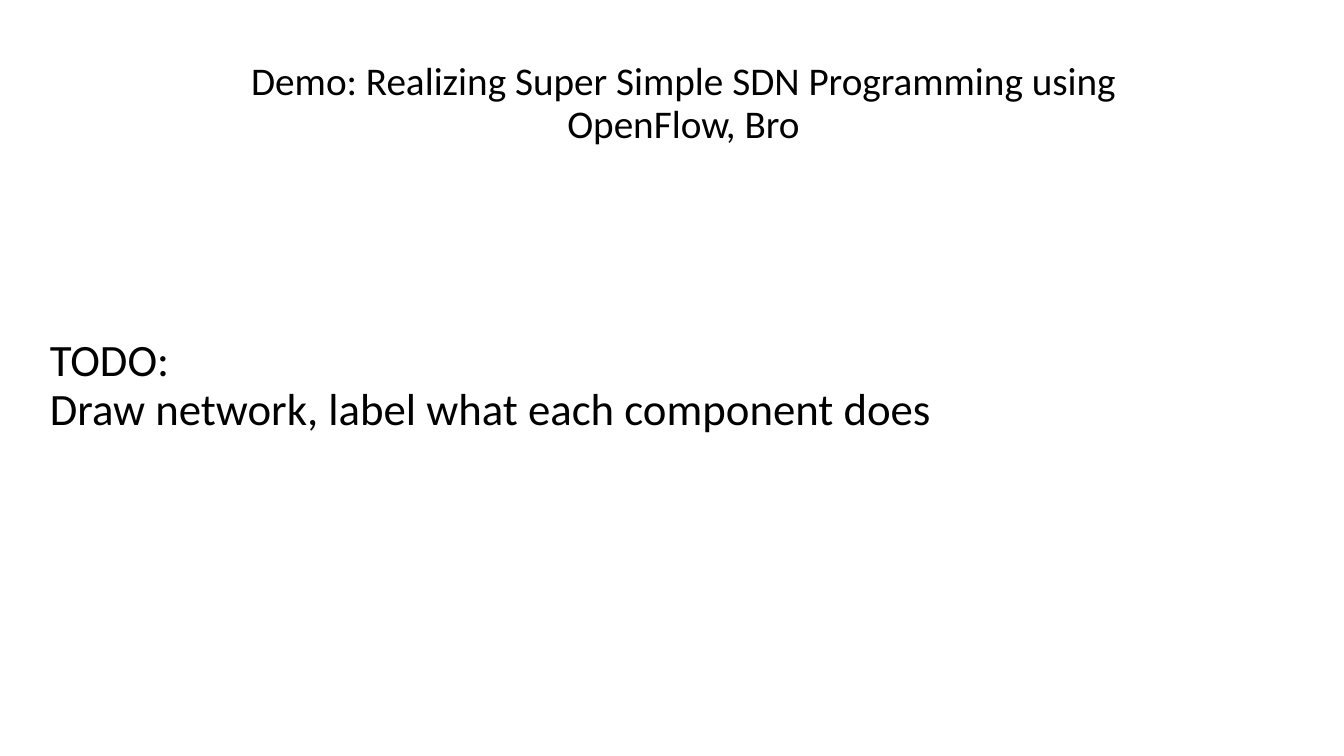
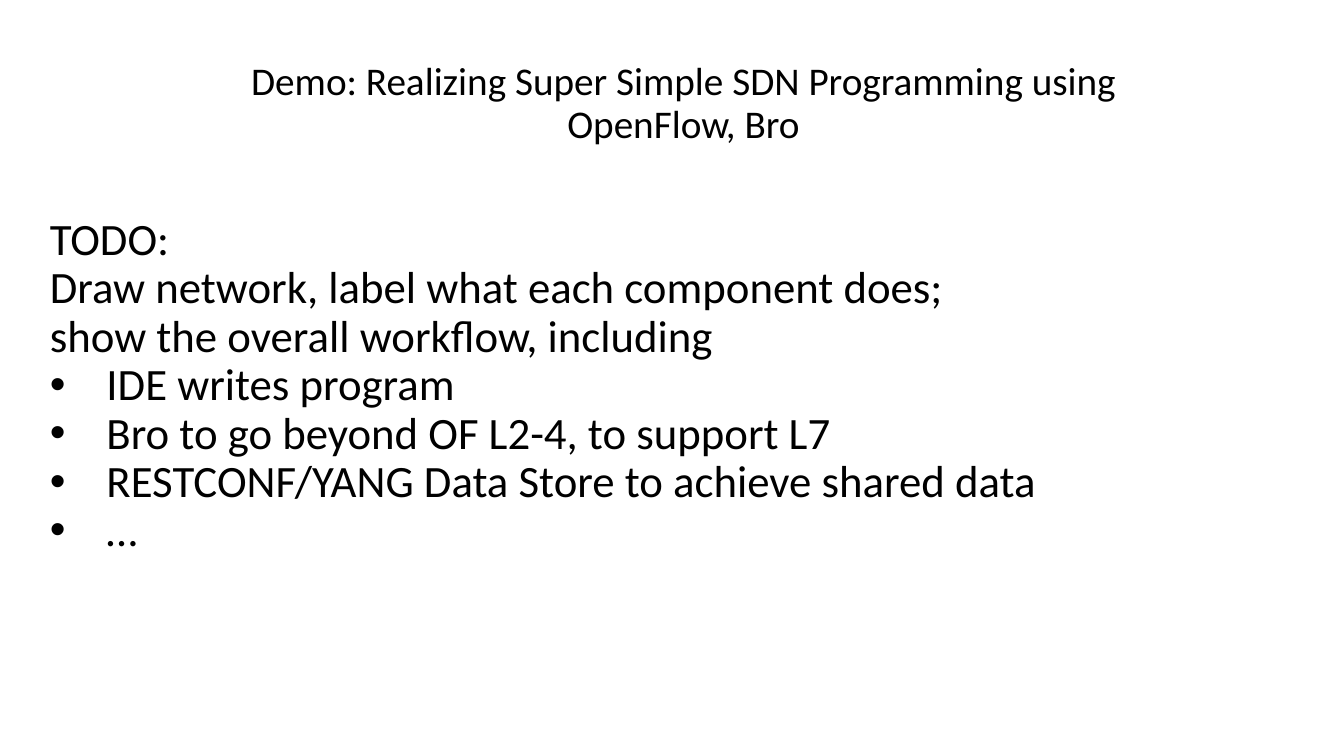
Before and after one commit to snlab/sc16, a slide deck: slide 5 of slides/ssdn-present.pptx. Drawn at 1344x756 pixels with LibreOffice and Linux fonts; fonts in the diff are those of the drawing. Boxes give left, top, right and bottom in pixels: in the first picture for what was removed or moved away, otherwise in the second. Text is boxed around its words. In the diff, an @@ line names an element or a change of style, - is before the commit and + after.

Commit message:
add the workflow placeholder slide

```diff
--- a/slides/ssdn-present.pptx
+++ b/slides/ssdn-present.pptx
@@ text at [50,226,1035,499]: text changed @@
-TODO:
-Draw network, label what each component does
+TODO:
+Draw network, label what each component does; show the overall workflow, including
+• IDE writes program
+• Bro to go beyond OF L2-4, to support L7
+• RESTCONF/YANG Data Store to achieve shared data
+• …
```
Also in this commit, not shown: 1 slide added.
